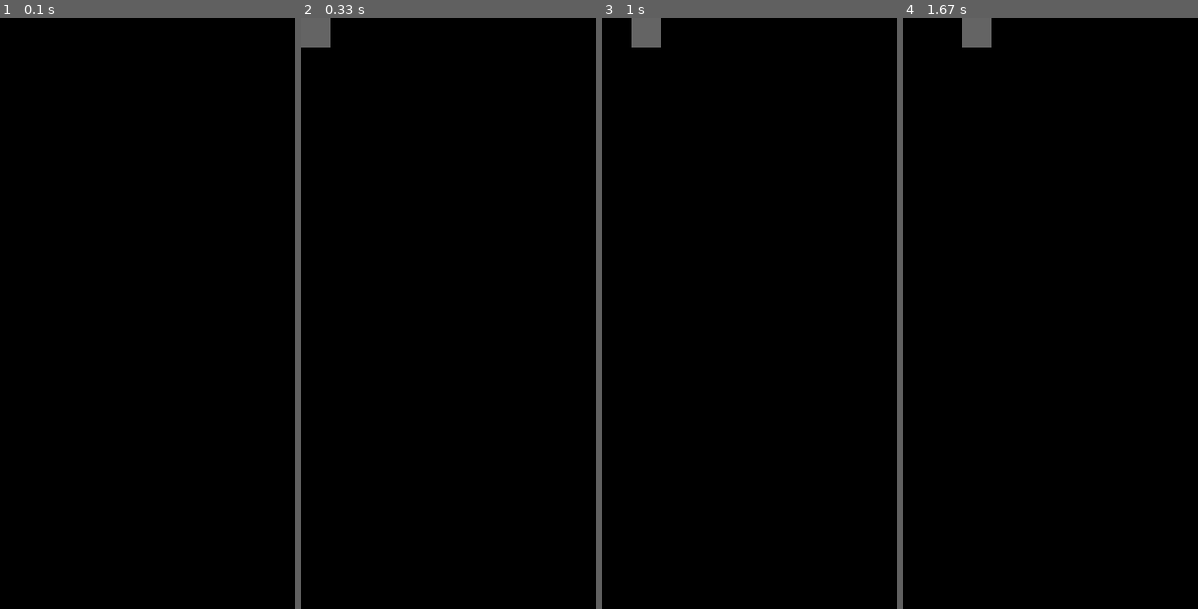
Above: before the commit, frames 1-4 (left to right).
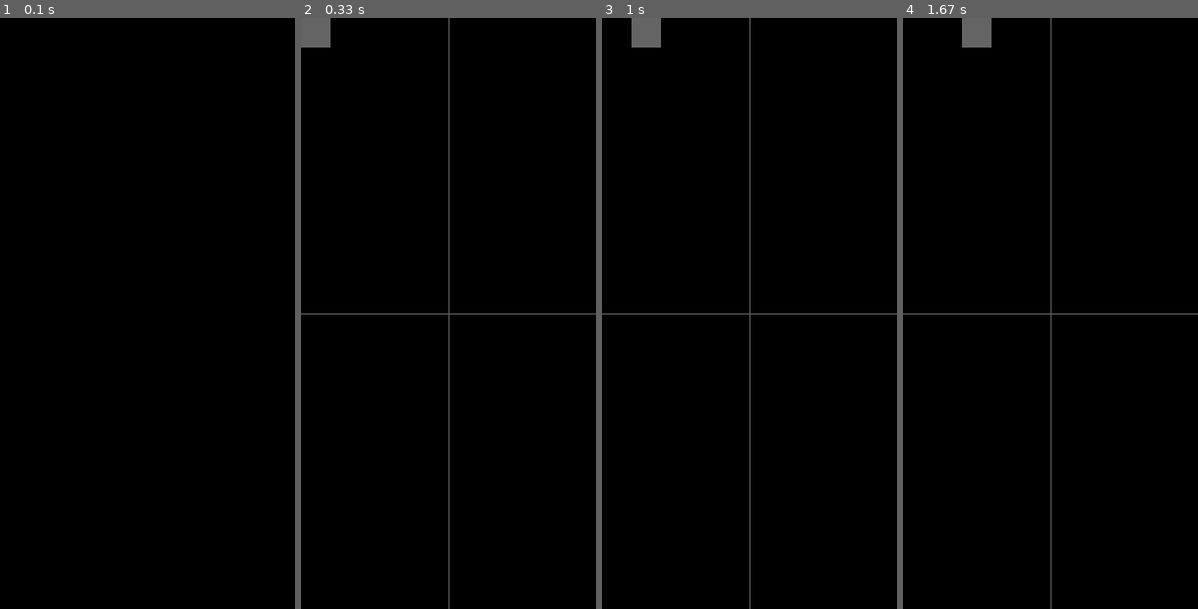
Above: after the commit, the same moments.

Repository: Andreas-Svensson/python
Game: pygame game, started from Explorations/Tetris/learning_pygame.py
Two runs of this game, one before a commit and one after it. Both use one fixed random seed, a clock stepped at 60 frames per second and the inputs below.
Inputs:
- Up to frame 1 (0.1 s): no input
- Up to frame 2 (0.33 s): no input
- Up to frame 3 (1 s): hold Right 0.33-0.8 s
- Up to frame 4 (1.67 s): hold Right 1.17-1.63 s

Frame 1 is identical in both runs. In frame 2, 0.5% of the frame differs, in the area x 0-100%, y 0-100%; in frame 3, 0.5%; in frame 4, 0.5%.

Commit message:
fixed moving shape within screen boundaries

Diff:
--- a/Explorations/Tetris/learning_pygame.py
+++ b/Explorations/Tetris/learning_pygame.py
@@ -6,7 +6,7 @@
 
 size = width, height = 300, 600 # window size
 black = 0, 0, 0 # background color
-gray = 100, 100, 100
+gray = 100, 100, 100 # shape color
 
 screen = pygame.display.set_mode(size) # set screen to size
 
@@ -15,10 +15,13 @@
 # ball = pygame.image.load("c:/GitHub/Python-Andreas-Svensson/Explorations/Tetris/assets/intro_ball.gif")
 # ballrect = ball.get_rect()
 
-square = pygame.Rect(0, 0, 30, 30) # NOTE: Test creation of rect
+shape_x = 0
+shape_y = 0
+shape_width = 30
+shape_height = 30
 
 # ----- position and velocity variables -----
-vel = 15 # change factor of velocity for input move commands
+vel = 30 # change factor of velocity for input move commands
 
 while 1:
     pygame.time.delay(100) # set a delay of n ms
@@ -29,16 +32,25 @@
         if event.type == pygame.QUIT: sys.exit() # exit if exit
 
         if event.type == pygame.KEYDOWN:
-            if event.key == pygame.K_LEFT and square.left - vel >= 0:
-                square = square.move(-vel, 0)
-            if event.key == pygame.K_RIGHT and square.right + vel < 300:
-                square = square.move(vel, 0)
-            if event.key == pygame.K_UP and square.top - vel >= 0:
-                square = square.move(0, -vel)
-            if event.key == pygame.K_DOWN and square.bottom < height - vel:
-                square = square.move(0, vel)
+            if event.key == pygame.K_LEFT and shape_x - vel >= 0:
+                shape_x -= vel
+
+            if event.key == pygame.K_RIGHT and shape_x + vel < width:
+                shape_x += vel
+
+            if event.key == pygame.K_UP and shape_y - vel >= 0:
+                shape_y -= vel
+
+            if event.key == pygame.K_DOWN and shape_y + vel < height:
+                shape_y += vel
 
     # ----- overwrite old screen with black, draw new screen, and show (flip) it -----
     screen.fill(black)
-    screen.blit(screen, pygame.draw.rect(screen, gray, square)) # NOTE: Drawing test rect on screen
+
+    for i in range(600):
+        screen.set_at((150, i), gray)
+        screen.set_at((i, 300), gray)
+
+    #screen.blit(screen, pygame.draw.rect(screen, gray, square)) # NOTE: Drawing test rect on screen
+    pygame.draw.rect(screen, gray, (shape_x, shape_y, shape_width, shape_height))
     pygame.display.flip()
